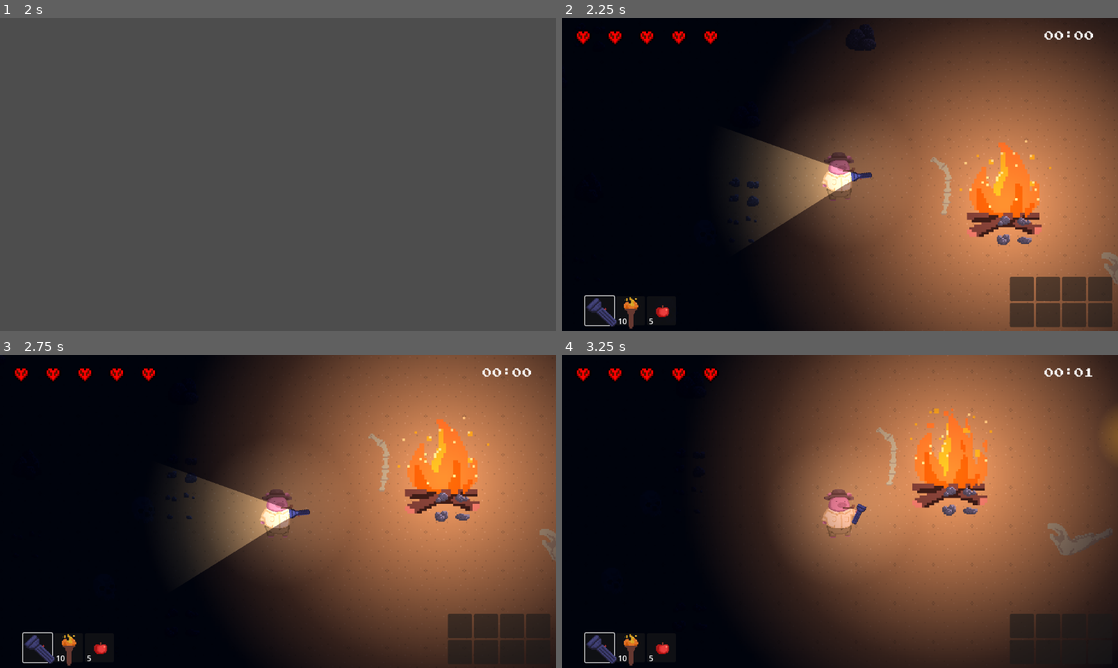
Above: before the commit, frames 1-4 (two rows, left to right).
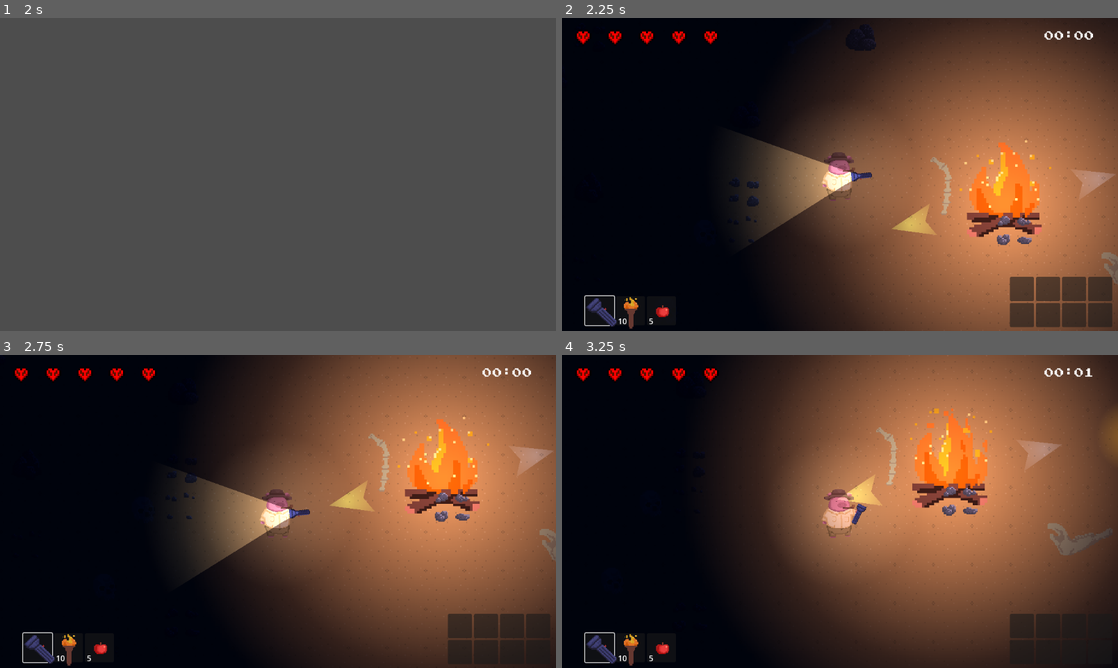
Above: after the commit, the same moments.

Repository: JasonLee4/MaizeRunnerGame
Game: Godot game, scene res://scenes/menus/main_menu.tscn
Same seed, same stepped clock (60 frames per second), same inputs: the game is played once before the commit and once after it. Sound files missing from this copy of the repository are replaced by a short silence.
Inputs (mouse positions are in pixels of both pictures, inside the frame that each line leads up to):
- Up to frame 1 (2 s): click (278, 180) at 0.5 s; tap Enter at 1.25 s; move the mouse to (400, 158) at 1.27 s; hold D (right) from 1.28 s (still down); hold F (advance_dialogue) from 1.28 s (still down)
- Up to frame 2 (2.25 s): tap Space (dash) at 2, 2.1 s; move the mouse to (728, 190) at 2.02 s; release D (right) at 2.03 s; release F (advance_dialogue) at 2.03 s; hold S (down) from 2.03 s (still down)
- Up to frame 3 (2.75 s): keep holding S (down)
- Up to frame 4 (3.25 s): tap F (advance_dialogue) at 2.75 s; move the mouse to (895, 442) at 2.77 s; release S (down) at 2.78 s; hold D (right) from 2.78 s (still down); click (895, 442) at 2.85 s

Frame 1 is identical in both runs. In frame 2, 0.6% of the frame differs, in the area x 59-100%, y 48-70%; in frame 3, 0.6%, in the area x 59-100%, y 29-50%; in frame 4, 0.6%.

Commit message:
guide arrow lights added

Diff:
--- a/scenes/dungeon_gen/dungeon_gen.gd
+++ b/scenes/dungeon_gen/dungeon_gen.gd
@@ -177,21 +177,21 @@
 		$Enemies.add_child(rat)
 
 func spawn_items():
+	var fireplace = fireplace_scene.instantiate()
+	var key = key_scene.instantiate()
+	var exit = exit_scene.instantiate()
 	for room in $Rooms.get_children():
 		var spawn_pos = room.get_rand_pt() + room.global_position
 		if room == start_room:
 			# spawn campfire in start room
-			var fireplace = fireplace_scene.instantiate()
 			fireplace.global_position = spawn_pos
 			$Objects.add_child(fireplace)
 		elif room == key_room:
-			# spawn key in rightmost room
-			var key = key_scene.instantiate()
+			# spawn key
 			key.global_position = spawn_pos
 			$Objects.add_child(key)
 		elif room == exit_room:
-			# spawn exit in leftmost room
-			var exit = exit_scene.instantiate()
+			# spawn exit
 			exit.global_position = spawn_pos
 			$Objects.add_child(exit)
 		else:
@@ -204,7 +204,9 @@
 				item = apple_scene.instantiate()
 			item.global_position = spawn_pos
 			$Objects.add_child(item)
-
+	# set light arrow guides pointing to key and exit
+	fireplace.set_key_guide(key.global_position)
+	fireplace.set_exit_guide(exit.global_position)
 
 ### Helper functions ###
 func carve_path(start, end):
--- a/scenes/items/key.tscn
+++ b/scenes/items/key.tscn
@@ -16,9 +16,13 @@
 script = ExtResource("1_vsmdi")
 item = ExtResource("2_o12oa")
 
+[node name="ItemBacklight2" parent="." instance=ExtResource("3_k687p")]
+scale = Vector2(1, 1)
+color = Color(0.176471, 0.411765, 1, 1)
+
 [node name="ItemBacklight" parent="." instance=ExtResource("3_k687p")]
 scale = Vector2(2, 2)
-color = Color(0.517647, 0.631373, 1, 1)
+color = Color(0.835294, 0.882353, 1, 1)
 
 [node name="Sprite2D" type="Sprite2D" parent="."]
 texture = ExtResource("3_r53bp")
--- /dev/null
+++ b/scenes/lights/arrow_light.tscn
@@ -0,0 +1,27 @@
+[gd_scene load_steps=3 format=3 uid="uid://cpivxkm32i6ol"]
+
+[ext_resource type="Texture2D" uid="uid://fdgdapdyi6kd" path="res://assets/textures/fading_circle.tres" id="1_whlyk"]
+
+[sub_resource type="OccluderPolygon2D" id="OccluderPolygon2D_jrvo4"]
+polygon = PackedVector2Array(0, -41, -54, -24, -70, 55, -31, 72, 0, 17, -27, 31)
+
+[node name="ArrowLight" type="PointLight2D"]
+color = Color(0, 0.215686, 1, 1)
+energy = 0.7
+range_item_cull_mask = 33
+shadow_enabled = true
+shadow_item_cull_mask = 32
+texture = ExtResource("1_whlyk")
+
+[node name="LightOccluder2D" type="LightOccluder2D" parent="."]
+position = Vector2(0, 4.5)
+scale = Vector2(0.5, 0.5)
+occluder = SubResource("OccluderPolygon2D_jrvo4")
+occluder_light_mask = 32
+
+[node name="LightOccluder2D2" type="LightOccluder2D" parent="."]
+position = Vector2(0, 4.5)
+rotation = 3.14159
+scale = Vector2(0.5, -0.5)
+occluder = SubResource("OccluderPolygon2D_jrvo4")
+occluder_light_mask = 32
--- /dev/null
+++ b/scenes/lights/guide_light.gd
@@ -0,0 +1,6 @@
+extends Node2D
+
+@export var color: Color
+
+func _ready():
+	$ArrowLight.color = color
--- /dev/null
+++ b/scenes/lights/guide_light.tscn
@@ -0,0 +1,11 @@
+[gd_scene load_steps=3 format=3 uid="uid://b1rpep7xu3i83"]
+
+[ext_resource type="Script" path="res://scenes/lights/guide_light.gd" id="1_6foff"]
+[ext_resource type="PackedScene" uid="uid://cpivxkm32i6ol" path="res://scenes/lights/arrow_light.tscn" id="2_ygcsn"]
+
+[node name="GuideLight" type="Node2D"]
+script = ExtResource("1_6foff")
+
+[node name="ArrowLight" parent="." instance=ExtResource("2_ygcsn")]
+position = Vector2(80, 0)
+rotation = 1.5708
--- a/scenes/lights/item_backlight.gd
+++ b/scenes/lights/item_backlight.gd
@@ -11,12 +11,12 @@
 
 func _process(_delta):
 	if decreasing:
-		if light.energy >= .2:
+		if light.energy >= .1:
 			light.energy -= .001
 		else:
 			decreasing = false
 	else:
-		if light.energy <= .5:
+		if light.energy <= .4:
 			light.energy += .001
 		else:
 			decreasing = true
--- a/scenes/objects/FirePlace.gd
+++ b/scenes/objects/FirePlace.gd
@@ -3,7 +3,8 @@
 class_name FirePlace
 
 @export var torch_item: Inv_Item
-@export var tooltip_message:String
+@export var tooltip_message: String
+
 var crafting_available
 signal tooltip_update
 #signal craft_torch
@@ -11,8 +12,20 @@
 #may change how this works for future recipes
 var req_resource : Inv_Item = preload("res://scenes/items/inventory/inv_items/wood.tres")
 
+@onready var key_guidelight = $GuideLightBlue
+@onready var exit_guidelight = $GuideLightGreen
+
 func _ready():
 	tooltip_update.emit(tooltip_message)
+
+func set_key_guide(pos: Vector2):
+	key_guidelight.visible = true
+	key_guidelight.look_at(pos)
+
+func set_exit_guide(pos: Vector2):
+	exit_guidelight.visible = true
+	exit_guidelight.look_at(pos)
+
 func _physics_process(delta):
 	$AnimatedSprite2D.play()
 	if Input.is_action_just_pressed("interact") and crafting_available:
--- a/scenes/objects/FirePlace.tscn
+++ b/scenes/objects/FirePlace.tscn
@@ -6,6 +6,7 @@
 [ext_resource type="Texture2D" uid="uid://fdgdapdyi6kd" path="res://assets/textures/fading_circle.tres" id="4_rvtvu"]
 [ext_resource type="AudioStream" uid="uid://dasnlixiyfnjy" path="res://assets/audio/sfx/410736__selector__campfire-in-the-open-field-3.wav" id="5_wpshn"]
 [ext_resource type="PackedScene" uid="uid://wqx546fxgt0q" path="res://scenes/ui/tooltip.tscn" id="6_djigm"]
+[ext_resource type="PackedScene" uid="uid://b1rpep7xu3i83" path="res://scenes/lights/guide_light.tscn" id="7_4wo75"]
 
 [sub_resource type="AtlasTexture" id="AtlasTexture_mt8ow"]
 atlas = ExtResource("3_ak5db")
@@ -100,5 +101,13 @@
 offset_right = 92.0
 offset_bottom = 6.0
 
+[node name="GuideLightBlue" parent="." instance=ExtResource("7_4wo75")]
+visible = false
+color = Color(0.219608, 0.447059, 1, 1)
+
+[node name="GuideLightGreen" parent="." instance=ExtResource("7_4wo75")]
+visible = false
+color = Color(0.513726, 1, 0.482353, 1)
+
 [connection signal="body_entered" from="CraftingArea" to="." method="_on_area_2d_body_entered"]
 [connection signal="body_exited" from="CraftingArea" to="." method="_on_area_2d_body_exited"]
--- a/scenes/objects/exit.tscn
+++ b/scenes/objects/exit.tscn
@@ -35,7 +35,10 @@
 
 [node name="ItemBacklight" parent="." instance=ExtResource("2_opkfs")]
 scale = Vector2(2, 2)
-color = Color(0.54902, 1, 0.517647, 1)
+color = Color(0, 0.898039, 0.00392157, 1)
+
+[node name="ItemBacklight2" parent="." instance=ExtResource("2_opkfs")]
+color = Color(1, 1, 1, 1)
 
 [node name="AnimatedSprite2D" type="AnimatedSprite2D" parent="."]
 sprite_frames = SubResource("SpriteFrames_507ky")
Not shown: 1 places in scenes/objects/FirePlace.tscn that only renumber resources
